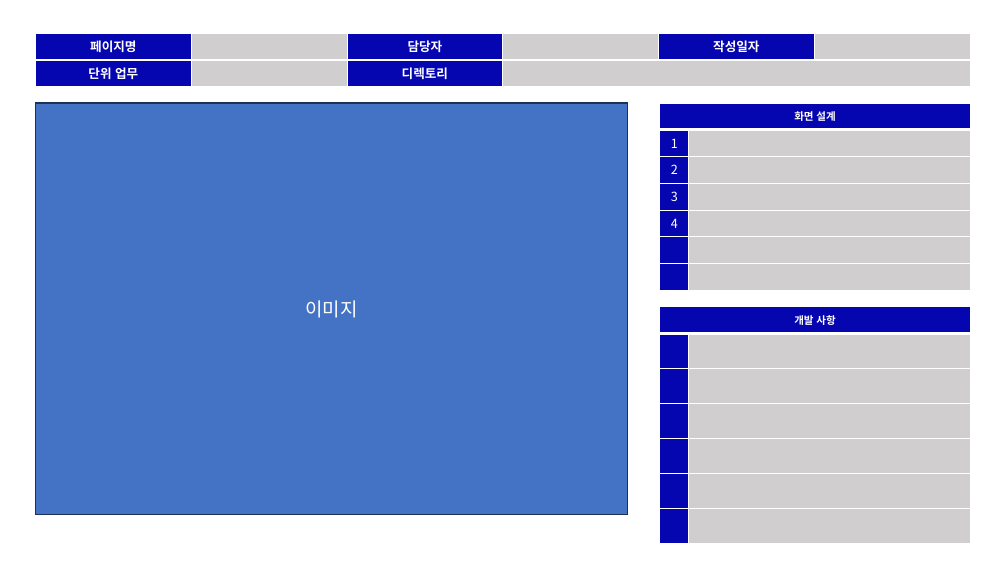
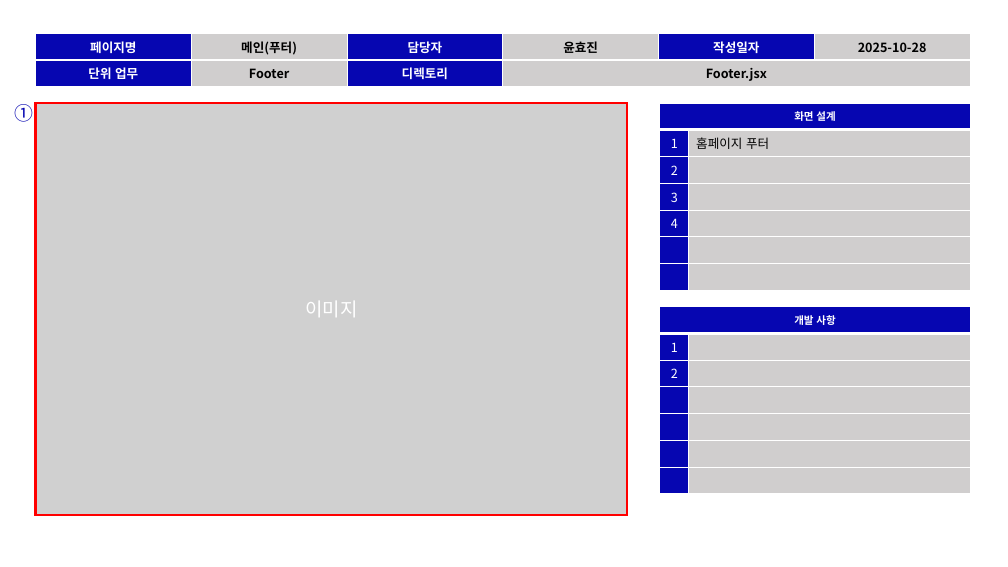
Before and after one commit to jungryeol123/tjg_project, a slide deck: slide 5 of TeamProject_스토리보드.pptx (slide 4 before the commit). Drawn at 1008x567 pixels with LibreOffice and Linux fonts; fonts in the diff are those of the drawing; grey boxes stand for pictures. Boxes give left, top, right and bottom in pixels: in the first picture for what was removed or moved away, otherwise in the second. Text is boxed around its words. In the diff, an @@ line names an element or a change of style, - is before the commit and + after.

```diff
--- a/TeamProject_스토리보드.pptx
+++ b/TeamProject_스토리보드.pptx
@@ table at (36, 33, 970, 87) @@
-row 1: 페이지명 |  | 담당자 |  | 작성일자 | 
+row 1: 페이지명 | 메인(푸터) | 담당자 | 윤효진 | 작성일자 | 2025-10-28
-row 2, column 2: 
+row 2, column 2: Footer
-row 2, column 4: 
+row 2, column 4: Footer.jsx
@@ text added at (15, 104, 34, 122), 18 pt, text #0606B1 @@
+①
@@ rectangle at (36, 103, 628, 515): fill #4472C4 to none; outline #1E3256 1 pt to #FF0000 2.25 pt @@
@@ picture added at (36, 103, 628, 515), 18 pt, text #FFFFFF @@
+이미지
@@ table at (660, 103, 970, 290) @@
-row 2, column 2: 
+row 2, column 2: 홈페이지 푸터
@@ text in rectangle at (305, 300, 357, 318): text removed @@
-이미지
@@ table at (660, 307, 970, 495) @@
+row 2: 1 | 
+row 3: 2 | 
-row 6:  | 
-row 7:  | 
```
Also in this commit, not shown: 6 other slides changed, 3 slides added, 1 slide removed.
